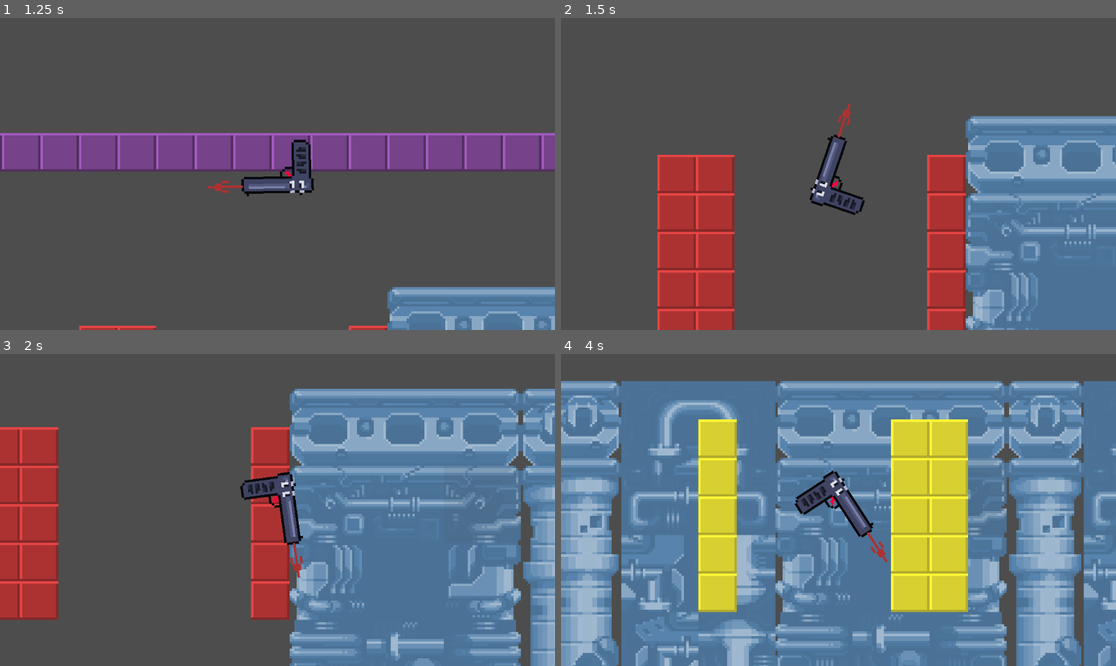
Above: before the commit, frames 1-4 (two rows, left to right).
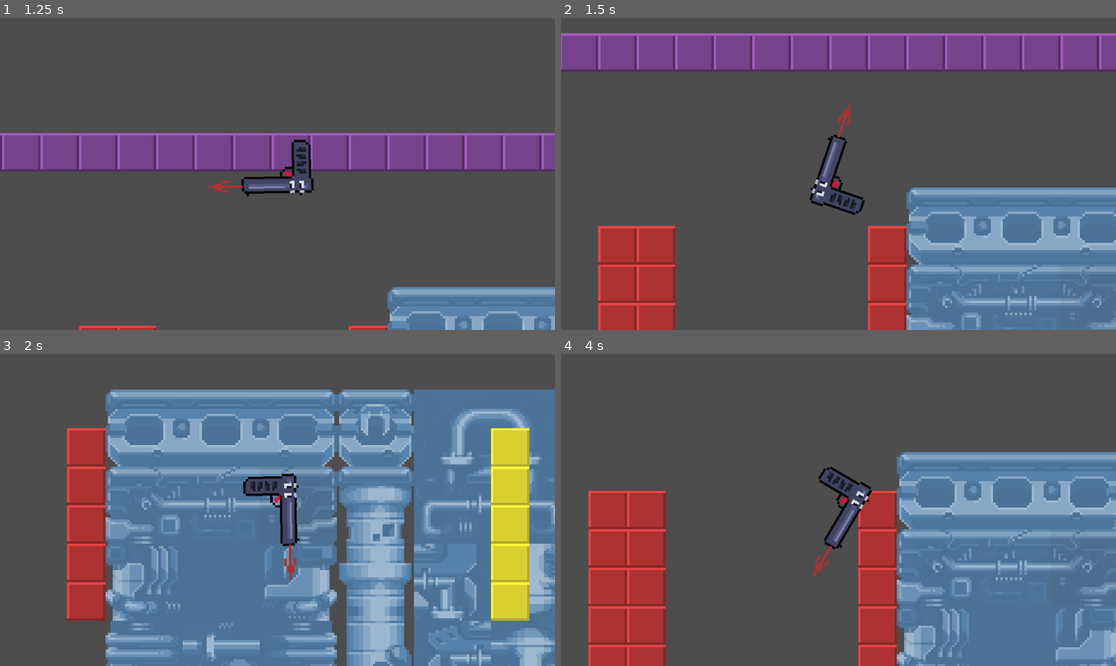
Above: after the commit, the same moments.

Repository: Standby123/Area-Fifty-Gun
Game: Godot game, scene res://game.tscn
Two runs of this game, one before a commit and one after it. Both use one fixed random seed, a clock stepped at 60 frames per second and the inputs below.
Inputs:
- Up to frame 1 (1.25 s): tap Space (Shoot) at 0.6 s
- Up to frame 2 (1.5 s): hold Left (Rotate Left) from 1.28 s (still down); tap Space (Shoot) at 1.35 s
- Up to frame 3 (2 s): keep holding Left (Rotate Left)
- Up to frame 4 (4 s): release Left (Rotate Left) at 2.03 s; tap Space (Shoot) at 2.1, 2.85, 3.6 s; hold Left (Rotate Left) from 3.53 s (still down)

Frame 1 is identical in both runs. In frame 2, 42% of the frame differs, in the area x 0-100%, y 4-100%; in frame 3, 62%; in frame 4, 81%, in the area x 0-100%, y 8-100%.

Commit message:
Set linear velocity to zero on shoot

Diff:
--- a/Assets/Scripts/player_controller.gd
+++ b/Assets/Scripts/player_controller.gd
@@ -21,6 +21,8 @@
 		angular_velocity = 8
 
 	if Input.is_action_just_pressed("Shoot"):
+		linear_velocity = Vector2(0,0)
+		print("setting linear velocity to zero")
 		print(angular_velocity, angular_damp)
 		var pos = muzzle.transform[2] # Get Muzzle Position
 		var dir = -1* Vector2(transform.x.x, transform.x.y) # Get direction to shoot
